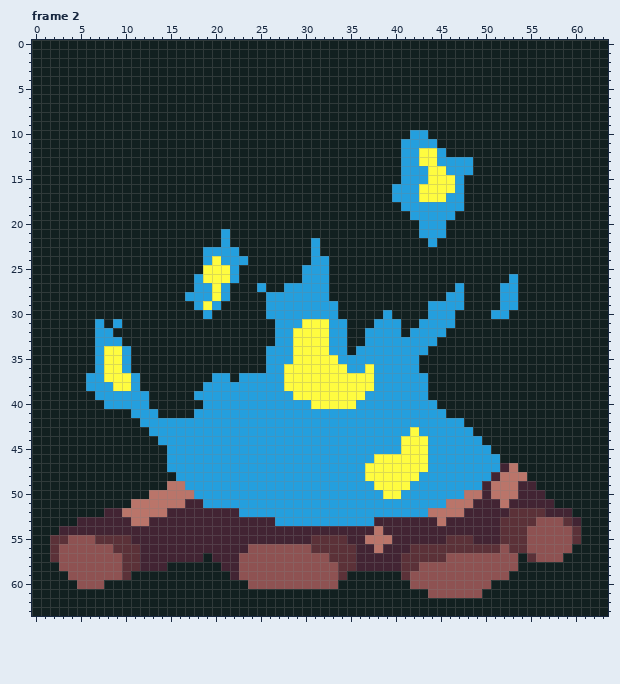
Edited in one commit: pixel-art file (Nature/FireAnimation.aseprite). The first picture shows the starting point.
64x64 pixels, 7 frames. Shown: frame 2. The commit also changed other frames, which this record leaves out.
The result:
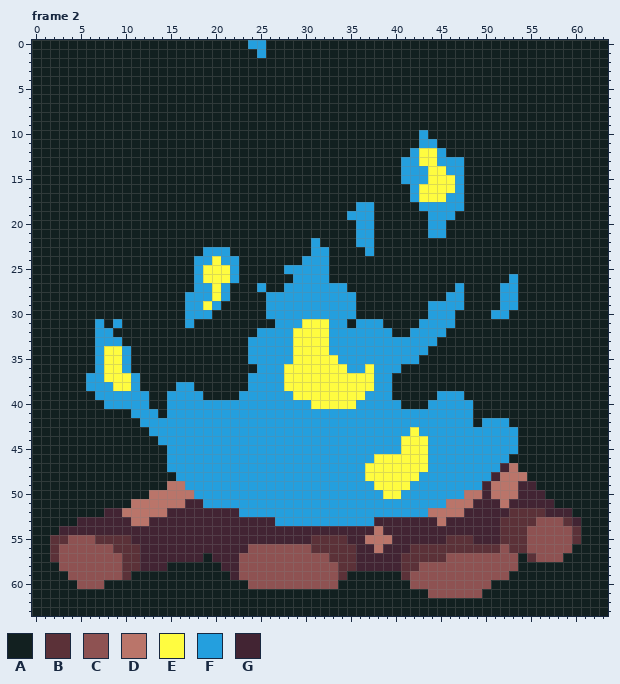
Palette (. is transparent): A #122020  B #5b3138  C #8e5252  D #ba756a  E #fffc40  F #249fde  G #422433
Edits made:
Changed rows in their new state; - is an unchanged pixel.
Frame 2, layer "Layer 5":
first column x 24:
 0 FF
 1 -F
first column x 15:
10 ---------------------------A-----------
11 --------------------------AA-----------
12 --------------------------A------------
13 ---------------------------------A-----
14 ---------------------------------A-----
16 -------------------------AA------------
17 -------------------------AA------------
18 ---------------------FF---AA-----------
19 --------------------FFF----AA----------
20 ---------------------FF-----A----------
21 ------A--------------FF-----A----------
22 ------A--------------FF------A---------
23 -------A---------F----F----------------
24 ---F----A------F-----------------------
25 ---F---------FF------------------------
26 --------------F------------------------
27 ------------------FF-------------------
28 ------------------FFF------------------
29 --F----------------FF------------------
30 --FF---------------FF---A--------------
31 --F------------------FF-AA-------------
32 ----------FF--------FF---A-------------
33 ---------FFF--------FF-----------------
34 ---------FF---------F------------------
35 ---------FF----------------------------
36 ----------F---------------AA-----------
37 -----AA-A----------------AAAA----------
38 -FF-AAAAA----------------AAAA----------
39 FFF-AAAA-----------------AAAA-FFF------
40 FFFF----------------------AAA-FFFF-----
41 FFF----------------------------FFF-----
42 ---------------------------------F-FFF-
43 ----------------------------------FFFFF
44 -----------------------------------FFFF
45 ------------------------------------FFF
46 -------------------------------------F-
Where, in picture pixels (left, top, right, bottom), the same in both pictures:
changed: (248, 40, 266, 58)
changed: (284, 130, 518, 463)
changed: (185, 229, 248, 328)
changed: (167, 328, 275, 418)
